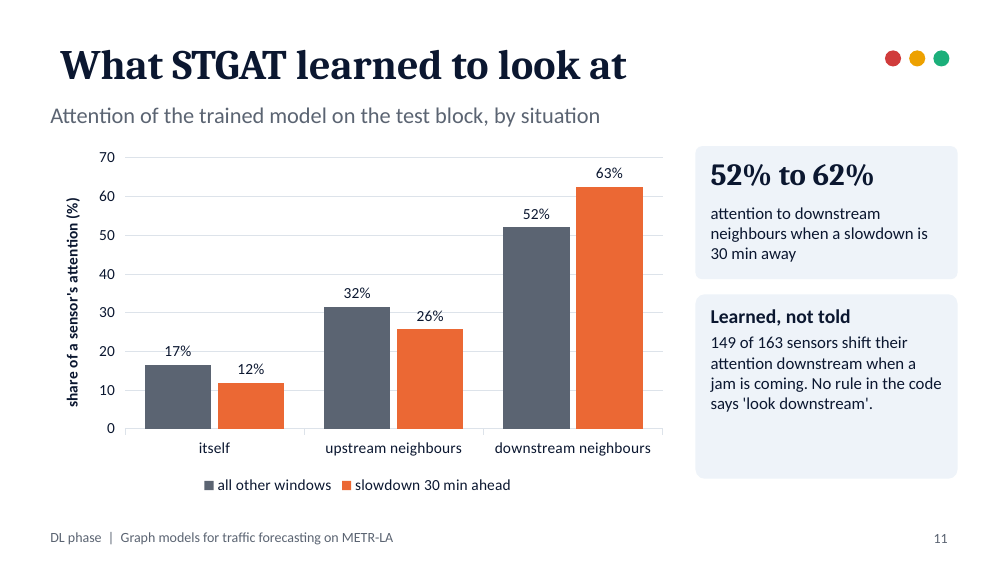
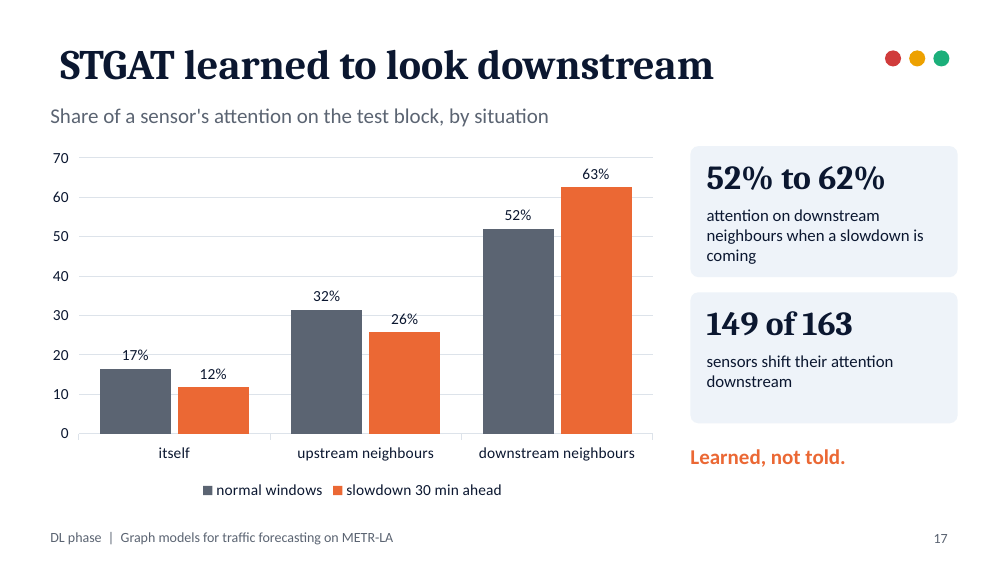
Before and after one commit to ManasSaxena14/MetroFlow_MachineAndDeepLearning, a slide deck: slide 17 of docs/presentation/DL_Graph_Models.pptx (slide 11 before the commit). Drawn at 1008x567 pixels with LibreOffice and Linux fonts; fonts in the diff are those of the drawing. Boxes give left, top, right and bottom in pixels: in the first picture for what was removed or moved away, otherwise in the second. Text is boxed around its words. In the diff, an @@ line names an element or a change of style, - is before the commit and + after.

```diff
--- a/docs/presentation/DL_Graph_Models.pptx
+++ b/docs/presentation/DL_Graph_Models.pptx
@@ title at (x1=60, y1=49, x2=714, y2=80): text changed @@
-What STGAT learned to look at
+STGAT learned to look downstream
@@ text at (x1=50, y1=108, x2=549, y2=127): text changed; size 16 to 15 pt @@
-Attention of the trained model on the test block, by situation
+Share of a sensor's attention on the test block, by situation
@@ column chart at (x1=40, y1=141, x2=665, y2=504) @@
-all other windows: 16, 32, 52
+normal windows: 16, 32, 52
@@ data labels of normal windows changed @@
@@ data labels of slowdown 30 min ahead changed @@
@@ value axis title "share of a sensor's attention (%)" to "" @@
@@ value axis changed @@
@@ column chart resized from (x1=40, y1=141, x2=675, y2=499) to (x1=40, y1=141, x2=665, y2=504) @@
@@ rounded rectangle resized from (x1=696, y1=146, x2=958, y2=279) to (x1=690, y1=146, x2=958, y2=277) @@
@@ rounded rectangle at (x1=690, y1=146, x2=958, y2=277): proportions changed @@
@@ text "52% to 62%" at (x1=707, y1=166, x2=886, y2=190): size 22 to 24 pt @@
@@ text at (x1=707, y1=209, x2=923, y2=264): text changed @@
-attention to downstream neighbours when a slowdown is 30 min away
+attention on downstream neighbours when a slowdown is coming
@@ rounded rectangle at (x1=690, y1=292, x2=958, y2=423): proportions changed @@
@@ rounded rectangle resized from (x1=696, y1=294, x2=958, y2=479) to (x1=690, y1=292, x2=958, y2=423) @@
@@ text at (x1=707, y1=311, x2=853, y2=336): text changed; size 12 to 24 pt; font Calibri to Cambria; bold on @@
-Learned, not told
-149 of 163 sensors shift their attention downstream when a jam is coming. No rule in the code says 'look downstream'.
+149 of 163
@@ text added at (x1=707, y1=355, x2=893, y2=387), 12 pt, text #0B1730 @@
+sensors shift their attention downstream
@@ text added at (x1=690, y1=449, x2=845, y2=467), 15 pt, text #EB6834, bold @@
+Learned, not told.
@@ page number at (x1=934, y1=534, x2=948, y2=543): text changed @@
-11
+17
```
Also in this commit, not shown: 10 other slides changed, 14 slides added, 5 slides removed, 21 other files.
